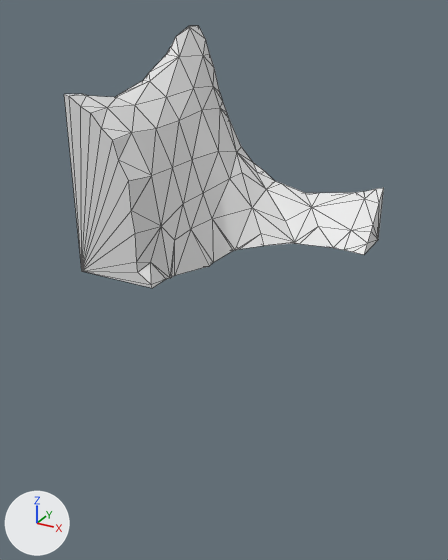
The glTF model assets/terrain/surface_pieces/surf_21_9.glb, before and after one commit.
The view is the same before and after, from a camera (50 mm lens) standing at (3.57, 50.73, -19.84) and looking at (-2.72, 62.16, -25.56). Every picture has the same lights, and +X, +Y and +Z are marked at lower left. The older version comes first. Mesh edges are drawn as thin lines. Where no turn or scale is listed for an object, it has been applied to the vertices.

Script lines for the objects in view, before the commit:
```python
me_geometry_0 = bpy.data.meshes.new('geometry_0')
me_geometry_0.from_pydata(...)  # 110 vertices, 216 faces; spans x -5.0..0.0, y 60.0..65.0, z -25.0..-20.24
ob_geometry_0 = bpy.data.objects.new('geometry_0', me_geometry_0)
ob_geometry_0.location = (0.0, 0.0, 0.0)
```
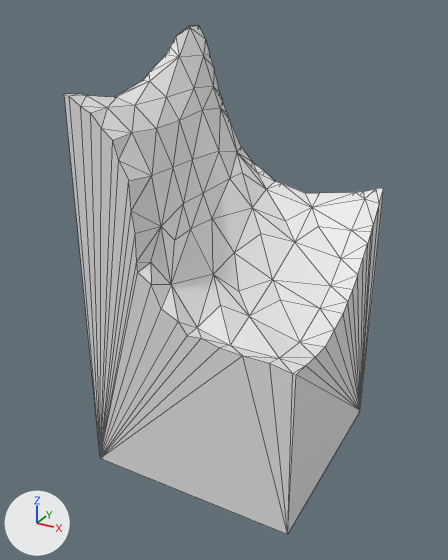
What changed in the scene script:
```text
Change me_geometry_0:
    used by ob_geometry_0; location = (0.0, 0.0, 0.0)
    remove me_geometry_0.from_pydata(...)  # 110 vertices, 216 faces; spans x -5.0..0.0, y 60.0..65.0, z -25.0..-20.24
    add me_geometry_0.from_pydata(...)  # 126 vertices, 248 faces; spans x -5.0..0.0, y 60.0..65.0, z -30.0..-20.24
    me_geometry_0 part 1
    19 vertices are removed from x -5.0..0.0, y 60.0..65.0, z -25.0
    97 faces are deleted
    2 vertices move from x -2.71..-0.29, y 62.69..63.89, z -25.0 to x -2.71..0.0, y 62.63..63.79, z -25.06..-25.04
    35 vertices are added at x -5.0..0.0, y 60.0..65.0, z -30.0..-25.15
    129 new faces join them
```

Changed parts and their boxes (x1, y1, x2, y2) in the pictures (448 x 560 px; the box of a moved part takes in the faces that stretch with it):
'geometry_0', reshaped (94% taller)
    before: (64, 26, 384, 288)
    after: (64, 26, 384, 534)
part 1 of me_geometry_0, moved or reshaped
    before: (66, 104, 382, 288)
    after: (66, 104, 382, 534)
